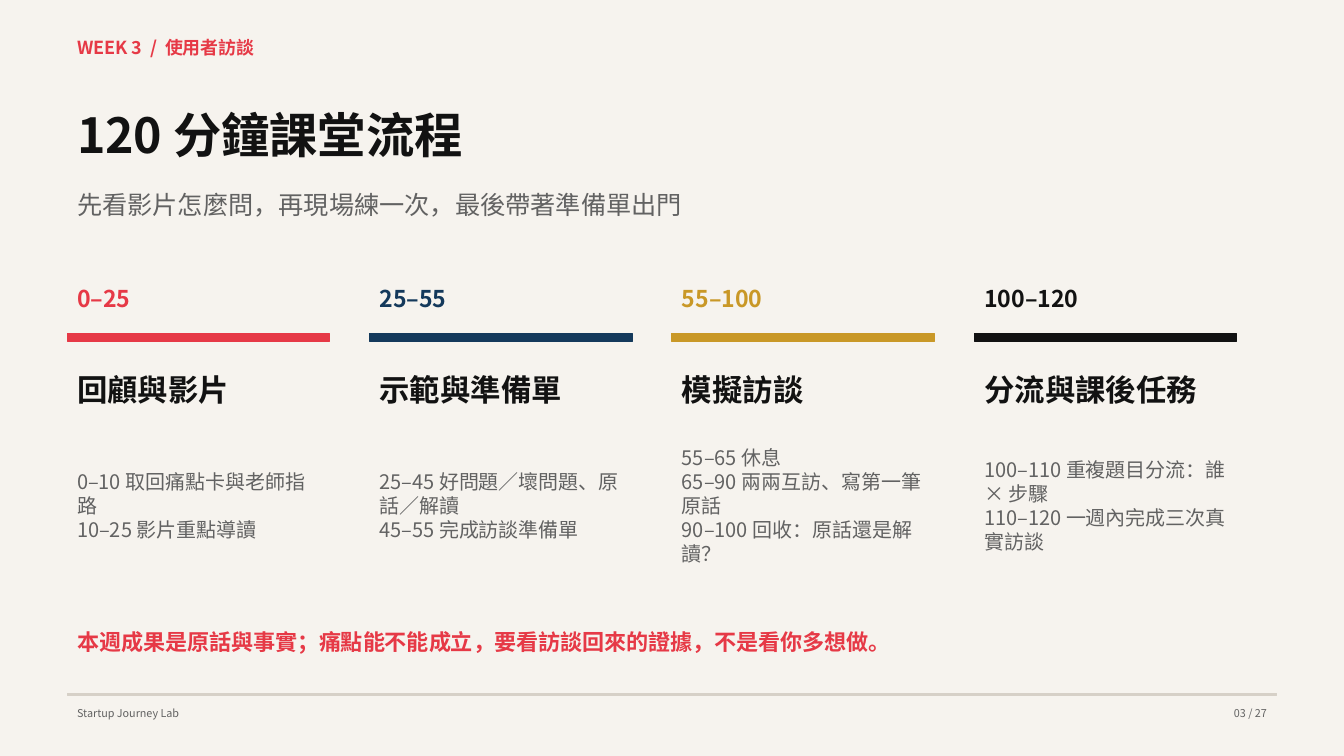
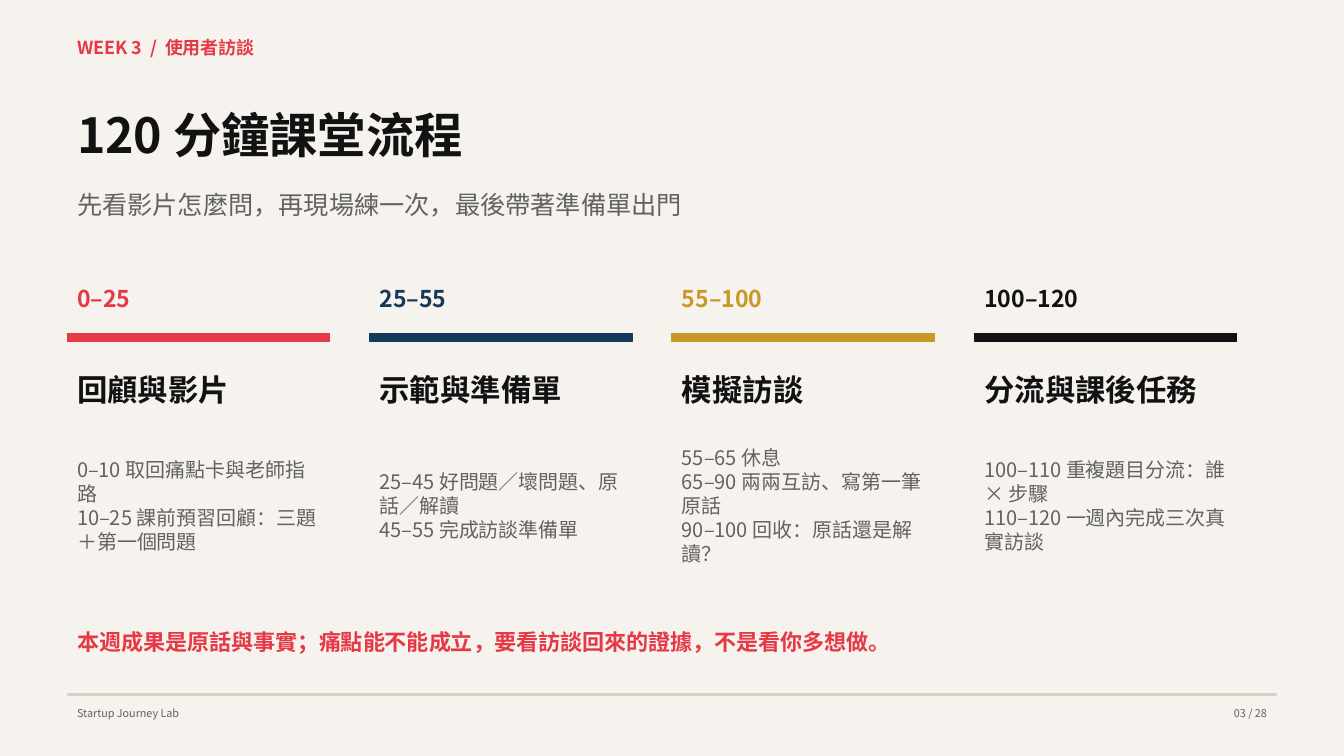
Before and after one commit to hpyuan1220/startup-journey-lab-app, a slide deck: slide 3 of materials/Week3_教學簡報.pptx. Drawn at 1344x756 pixels with LibreOffice and Linux fonts; fonts in the diff are those of the drawing. Boxes give left, top, right and bottom in pixels: in the first picture for what was removed or moved away, otherwise in the second. Text is boxed around its words. In the diff, an @@ line names an element or a change of style, - is before the commit and + after.

```diff
--- a/materials/Week3_教學簡報.pptx
+++ b/materials/Week3_教學簡報.pptx
@@ text at <box>77,508,317,551</box>: text changed @@
-10–25 影片重點導讀
+10–25 課前預習回顧：三題＋第一個問題
@@ text at <box>1234,709,1267,717</box>: text changed @@
-03 / 27
+03 / 28
```
Also in this commit, not shown: 26 other slides changed, 1 slide added, 4 other files.
